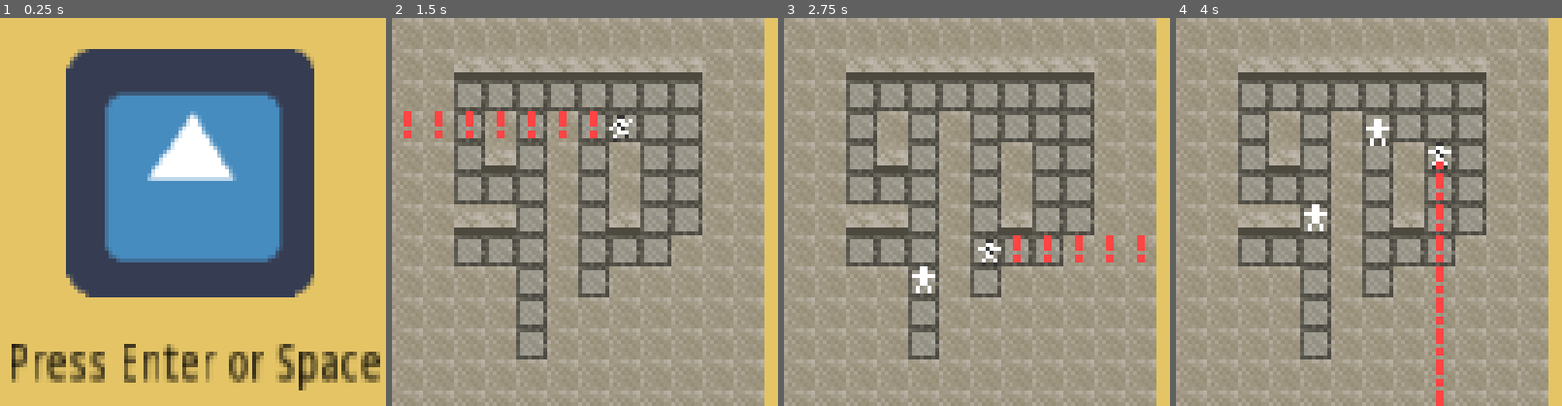
Above: before the commit, frames 1-4 (left to right).
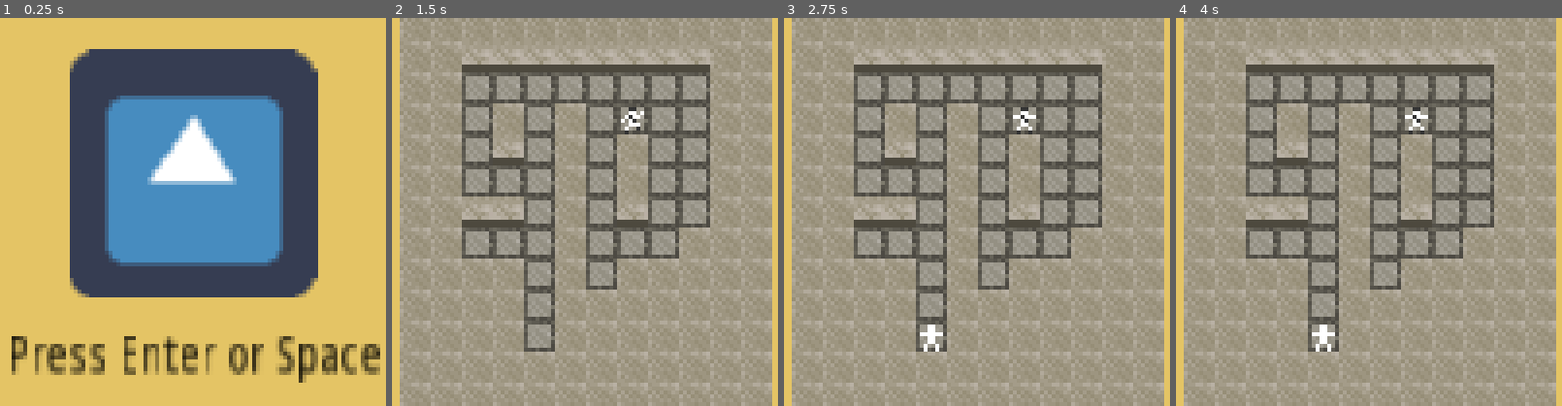
Above: after the commit, the same moments.

Repository: d4v3y5c0n3s/8x8GameJam2019
Game: Godot game, scene res://title_screen.tscn
Same seed, same stepped clock (60 frames per second), same inputs: the game is played once before the commit and once after it. The engine's default icon, where the game draws it, is replaced by a stand-in: a white triangle on a blue panel in a dark square.
Inputs (mouse positions are in pixels of both pictures, inside the frame that each line leads up to):
- Up to frame 1 (0.25 s): no input
- Up to frame 2 (1.5 s): tap Enter (ui_accept) at 0.5, 1.35 s; move the mouse to (669, 192) at 0.52 s; hold Enter (ui_accept) 0.53-1.28 s; click (669, 192) at 0.67 s; move the mouse to (449, 122) at 1.27 s; click (449, 122) at 1.42 s
- Up to frame 3 (2.75 s): tap Enter (ui_accept) at 1.52, 1.82 s; move the mouse to (1015, 126) at 2.02 s; hold Enter (ui_accept) from 2.03 s (still down); click (1015, 126) at 2.17 s
- Up to frame 4 (4 s): move the mouse to (1349, 289) at 2.77 s; release Enter (ui_accept) at 2.78 s; tap Enter (ui_accept) at 2.85, 3.02, 3.32 s; click (1349, 289) at 2.92 s; move the mouse to (1484, 270) at 3.52 s; hold Enter (ui_accept) from 3.53 s (still down); click (1484, 270) at 3.67 s

The runs differ from the first frame. In frame 1, 10% of the frame differs, in the area x 3-99%, y 8-96%; in frame 2, 36%; in frame 3, 36%; in frame 4, 36%, in the area x 0-99%, y 0-100%.
Error after the commit: Parse Error: Error parsing expression, misplaced: ',' (res://grid.gd:70)

Commit message:
levels nearly finished, need to implement goals

Diff:
--- a/agent.gd
+++ b/agent.gd
@@ -25,6 +25,10 @@
 		finished_spawn = true
 		self.set_position(area.get_position())
 		set_process(true)
+
+	#  check if touching an enemy, if so, kill the enemy
+	if area.get_parent().name == "enemies":
+		area.alive = false
 
 #  used to ensure that the tween brings the agent to exactly where it need to be
 func twn_finished(obj, np_key):
--- a/enemy.gd
+++ b/enemy.gd
@@ -51,6 +51,10 @@
 #	if previous_end_point != end_point:
 #		previous_end_point = end_point
 #		#print(end_point)
+
+	#  checks if this enemy has been killed
+	if not alive:
+		print("enemy is dead")
 
 	#  scan for agents and kill any within view
 	for p in grid.check_ahead(direction, self.get_position()):
--- /dev/null
+++ b/goal.tscn
@@ -0,0 +1,5 @@
+[gd_scene format=2]
+
+[node name="goal" type="Area2D"]
+
+[node name="CollisionShape2D" type="CollisionShape2D" parent="."]
--- a/grid.gd
+++ b/grid.gd
@@ -56,33 +56,89 @@
 func check_ahead(direction, point):#  0 = left, 1 = up, 2 = right, 3 = down
 	var line_of_points = []
 
-	if direction == 0:#  left
-		for p in grid:
-			if p.position.y == point.y and p.position.x != point.x and not p.position.x > point.x:#  ensures that the only points returned are from the left of the point
-				line_of_points.append(p)
+	match direction:
+		0:#  left
+			for p in grid:
+				if p.position.y == point.y and p.position.x != point.x and not p.position.x > point.x:#  ensures that the only points returned are from the left of the point
+					if p.is_accessible():
+						line_of_points.append(p)
 
-				#  lights up the point for the frame
-				p.light_up = true
-	elif direction == 2:#  right
-		for p in grid:
-			if p.position.y == point.y and p.position.x != point.x and not p.position.x < point.x:#
-				line_of_points.append(p)
+						#  lights up the point for the frame
+						p.light_up = true
 
-				#  lights up the point for the frame
-				p.light_up = true
-	elif direction == 1:#  up
-		for p in grid:
-			if p.position.x == point.x and p.position.y != point.y and not p.position.y < point.y:#
-				line_of_points.append(p)
+			#  before returning line_of_points, remove all points which go through walls
+			line_of_points.sort_custom(, "sort")#  here, you are looking for the highest x-value
 
-				#  lights up the point for the frame
-				p.light_up = true
-	elif direction == 3:#  down
-		for p in grid:
-			if p.position.x == point.x and p.position.y != point.y and not p.position.y > point.y:#
-				line_of_points.append(p)
+		2:#  right
+			for p in grid:
+				if p.position.y == point.y and p.position.x != point.x and not p.position.x < point.x:#
+					if p.is_accessible():
+						line_of_points.append(p)
 
-				#  lights up the point for the frame
-				p.light_up = true
+						#  lights up the point for the frame
+						p.light_up = true
+
+			#  before returning line_of_points, remove all points which go through walls
+			line_of_points.sort_custom(, "sort")#  here, you are looking for the the lowest x-value
+
+		1:#  up
+			for p in grid:
+				if p.position.x == point.x and p.position.y != point.y and not p.position.y < point.y:#
+					if p.is_accessible():
+						line_of_points.append(p)
+
+						#  lights up the point for the frame
+						p.light_up = true
+
+			#  before returning line_of_points, remove all points which go through walls
+			line_of_points.sort_custom(, "sort")#  here, you are looking for the highest y-value
+
+		3:#  down
+			for p in grid:
+				if p.position.x == point.x and p.position.y != point.y and not p.position.y > point.y:#
+					if p.is_accessible():
+						line_of_points.append(p)
+
+						#  lights up the point for the frame
+						p.light_up = true
+
+			#  before returning line_of_points, remove all points which go through walls
+			line_of_points.sort_custom(, "sort")#  here, you are looking for the lowest y-value
 
 	return line_of_points
+
+class los_filter_highest:
+	static func sort(a, b):
+		if a > b:
+			return true
+		return false
+class los_filter_lowest:
+	static func sort(a, b):
+		if a < b:
+			return true
+		return false
+
+##  used in the above "check_ahead()" function
+#func rec_line_of_sight(starting_point, points, dir):
+#
+#	var filtered_los = []#  the filters line of sight
+#
+#	match dir:
+#		0:#  left
+#			#  here, you are looking for the highest x-value
+#			for l in points:
+#
+#		2:#  right
+#			#  here, you are looking for the the lowest x-value
+#			for l in points:
+#
+#		1:#  up
+#			#  here, you are looking for the highest y-value
+#			for l in points:
+#
+#		3:#  down
+#			#  here, you are looking for the lowest y-value
+#			for l in points:
+#
+#
+#	return filtered_los
--- a/level_1.tscn
+++ b/level_1.tscn
@@ -496,3 +496,7 @@
 
 [node name="agent_spawnpoint" type="Position2D" parent="."]
 position = Vector2( 36, 84 )
+
+[node name="Camera2D" type="Camera2D" parent="."]
+position = Vector2( 48, 52 )
+current = true
--- a/level_2.tscn
+++ b/level_2.tscn
@@ -1,8 +1,10 @@
-[gd_scene load_steps=4 format=2]
+[gd_scene load_steps=6 format=2]
 
 [ext_resource path="res://tiles.tres" type="TileSet" id=1]
 [ext_resource path="res://grid.gd" type="Script" id=2]
 [ext_resource path="res://point.tscn" type="PackedScene" id=3]
+[ext_resource path="res://agents.gd" type="Script" id=4]
+[ext_resource path="res://enemy.tscn" type="PackedScene" id=5]
 
 [node name="level_2" type="Node2D"]
 
@@ -13,6 +15,7 @@
 tile_data = PoolIntArray( 0, 1, 0, 1, 1, 0, 2, 1, 0, 3, 1, 0, 4, 1, 0, 5, 1, 0, 6, 1, 0, 7, 1, 0, 8, 1, 0, 9, 1, 0, 10, …(1690 unchanged characters)…
 
 [node name="grid" type="Node2D" parent="."]
+editor/display_folded = true
 script = ExtResource( 2 )
 
 [node name="point_1" parent="grid" instance=ExtResource( 3 )]
@@ -412,3 +415,18 @@
 position = Vector2( 84, 92 )
 
 [node name="agents" type="Node2D" parent="."]
+script = ExtResource( 4 )
+
+[node name="enemies" type="Node2D" parent="."]
+
+[node name="enemy1" parent="enemies" instance=ExtResource( 5 )]
+position = Vector2( 44, 20 )
+
+[node name="enemy2" parent="enemies" instance=ExtResource( 5 )]
+position = Vector2( 60, 44 )
+
+[node name="agent_spawnpoint" type="Position2D" parent="."]
+
+[node name="Camera2D" type="Camera2D" parent="."]
+position = Vector2( 44, 48 )
+current = true
--- a/level_3.tscn
+++ b/level_3.tscn
@@ -1,8 +1,10 @@
-[gd_scene load_steps=4 format=2]
+[gd_scene load_steps=6 format=2]
 
 [ext_resource path="res://tiles.tres" type="TileSet" id=1]
 [ext_resource path="res://grid.gd" type="Script" id=2]
 [ext_resource path="res://point.tscn" type="PackedScene" id=3]
+[ext_resource path="res://agents.gd" type="Script" id=4]
+[ext_resource path="res://enemy.tscn" type="PackedScene" id=5]
 
 [node name="level_3" type="Node2D"]
 
@@ -13,6 +15,7 @@
 tile_data = PoolIntArray( 0, 1, 0, 1, 1, 0, 2, 1, 0, 3, 1, 0, 4, 1, 0, 5, 1, 0, 6, 1, 0, 7, 1, 0, 8, 1, 0, 9, 1, 0, 655 …(2087 unchanged characters)…
 
 [node name="grid" type="Node2D" parent="."]
+editor/display_folded = true
 script = ExtResource( 2 )
 
 [node name="point_1" parent="grid" instance=ExtResource( 3 )]
@@ -496,3 +499,18 @@
 position = Vector2( 76, 124 )
 
 [node name="agents" type="Node2D" parent="."]
+script = ExtResource( 4 )
+
+[node name="enemies" type="Node2D" parent="."]
+
+[node name="enemy1" parent="enemies" instance=ExtResource( 5 )]
+position = Vector2( 28, 28 )
+
+[node name="enemy2" parent="enemies" instance=ExtResource( 5 )]
+position = Vector2( 60, 36 )
+
+[node name="agent_spawnpoint" type="Position2D" parent="."]
+
+[node name="Camera2D" type="Camera2D" parent="."]
+position = Vector2( 40, 64 )
+current = true
--- a/level_4.tscn
+++ b/level_4.tscn
@@ -1,10 +1,15 @@
-[gd_scene load_steps=4 format=2]
+[gd_scene load_steps=6 format=2]
 
 [ext_resource path="res://tiles.tres" type="TileSet" id=1]
 [ext_resource path="res://grid.gd" type="Script" id=2]
 [ext_resource path="res://point.tscn" type="PackedScene" id=3]
+[ext_resource path="res://agents.gd" type="Script" id=4]
+[ext_resource path="res://enemy.tscn" type="PackedScene" id=5]
 
 [node name="level_4" type="Node2D"]
+__meta__ = {
+"_edit_vertical_guides_": [  ]
+}
 
 [node name="TileMap" type="TileMap" parent="."]
 tile_set = ExtResource( 1 )
@@ -13,6 +18,7 @@
 tile_data = PoolIntArray( 0, 1, 0, 1, 1, 0, 2, 1, 0, 3, 1, 0, 4, 1, 0, 5, 1, 0, 6, 1, 0, 7, 1, 0, 8, 1, 0, 9, 1, 0, 10, …(1853 unchanged characters)…
 
 [node name="grid" type="Node2D" parent="."]
+editor/display_folded = true
 script = ExtResource( 2 )
 
 [node name="point_1" parent="grid" instance=ExtResource( 3 )]
@@ -448,3 +454,24 @@
 position = Vector2( 92, 92 )
 
 [node name="agents" type="Node2D" parent="."]
+script = ExtResource( 4 )
+
+[node name="enemies" type="Node2D" parent="."]
+
+[node name="enemy1" parent="enemies" instance=ExtResource( 5 )]
+position = Vector2( 20, 44 )
+
+[node name="enemy2" parent="enemies" instance=ExtResource( 5 )]
+position = Vector2( 44, 20 )
+
+[node name="enemy3" parent="enemies" instance=ExtResource( 5 )]
+position = Vector2( 68, 44 )
+
+[node name="enemy4" parent="enemies" instance=ExtResource( 5 )]
+position = Vector2( 44, 68 )
+
+[node name="agent_spawnpoint" type="Position2D" parent="."]
+
+[node name="Camera2D" type="Camera2D" parent="."]
+position = Vector2( 48, 48 )
+current = true
--- a/level_5.tscn
+++ b/level_5.tscn
@@ -1,8 +1,10 @@
-[gd_scene load_steps=4 format=2]
+[gd_scene load_steps=6 format=2]
 
 [ext_resource path="res://tiles.tres" type="TileSet" id=1]
 [ext_resource path="res://grid.gd" type="Script" id=2]
 [ext_resource path="res://point.tscn" type="PackedScene" id=3]
+[ext_resource path="res://agents.gd" type="Script" id=4]
+[ext_resource path="res://enemy.tscn" type="PackedScene" id=5]
 
 [node name="level_5" type="Node2D"]
 
@@ -13,6 +15,7 @@
 tile_data = PoolIntArray( 0, 1, 0, 1, 1, 0, 2, 1, 0, 3, 1, 0, 4, 1, 0, 5, 1, 0, 6, 1, 0, 7, 1, 0, 8, 1, 0, 9, 1, 0, 10, …(2953 unchanged characters)…
 
 [node name="grid" type="Node2D" parent="."]
+editor/display_folded = true
 script = ExtResource( 2 )
 
 [node name="point_1" parent="grid" instance=ExtResource( 3 )]
@@ -688,3 +691,31 @@
 position = Vector2( 124, 108 )
 
 [node name="agents" type="Node2D" parent="."]
+script = ExtResource( 4 )
+
+[node name="enemies" type="Node2D" parent="."]
+editor/display_folded = true
+
+[node name="enemy1" parent="enemies" instance=ExtResource( 5 )]
+position = Vector2( 44, 20 )
+
+[node name="enemy2" parent="enemies" instance=ExtResource( 5 )]
+position = Vector2( 28, 52 )
+
+[node name="enemy3" parent="enemies" instance=ExtResource( 5 )]
+position = Vector2( 44, 52 )
+
+[node name="enemy4" parent="enemies" instance=ExtResource( 5 )]
+position = Vector2( 84, 36 )
+
+[node name="enemy5" parent="enemies" instance=ExtResource( 5 )]
+position = Vector2( 68, 44 )
+
+[node name="enemy6" parent="enemies" instance=ExtResource( 5 )]
+position = Vector2( 100, 44 )
+
+[node name="agent_spawnpoint" type="Position2D" parent="."]
+
+[node name="Camera2D" type="Camera2D" parent="."]
+position = Vector2( 64, 52 )
+current = true
--- a/level_select.tscn
+++ b/level_select.tscn
@@ -17,7 +17,7 @@
 script = ExtResource( 1 )
 
 [node name="level_1" type="Area2D" parent="."]
-position = Vector2( 14.9948, 26.8184 )
+position = Vector2( -33.0681, -22.4362 )
 
 [node name="Sprite" type="Sprite" parent="level_1"]
 scale = Vector2( 0.3, 0.3 )
@@ -27,7 +27,7 @@
 shape = SubResource( 1 )
 
 [node name="level_2" type="Area2D" parent="."]
-position = Vector2( 48.0177, 25.5651 )
+position = Vector2( -0.0452156, -23.6895 )
 
 [node name="Sprite" type="Sprite" parent="level_2"]
 scale = Vector2( 0.3, 0.3 )
@@ -37,7 +37,7 @@
 shape = SubResource( 2 )
 
 [node name="level_3" type="Area2D" parent="."]
-position = Vector2( 83.7305, 24.727 )
+position = Vector2( 35.6676, -24.5276 )
 
 [node name="Sprite" type="Sprite" parent="level_3"]
 scale = Vector2( 0.3, 0.3 )
@@ -47,7 +47,7 @@
 shape = SubResource( 3 )
 
 [node name="level_4" type="Area2D" parent="."]
-position = Vector2( 28.0106, 74.295 )
+position = Vector2( -20.0523, 25.0404 )
 
 [node name="Sprite" type="Sprite" parent="level_4"]
 scale = Vector2( 0.3, 0.3 )
@@ -57,7 +57,7 @@
 shape = SubResource( 4 )
 
 [node name="level_5" type="Area2D" parent="."]
-position = Vector2( 69.7244, 75.006 )
+position = Vector2( 21.6614, 25.7514 )
 
 [node name="Sprite" type="Sprite" parent="level_5"]
 scale = Vector2( 0.3, 0.3 )
@@ -65,3 +65,14 @@
 
 [node name="CollisionShape2D" type="CollisionShape2D" parent="level_5"]
 shape = SubResource( 5 )
+
+[node name="Camera2D" type="Camera2D" parent="."]
+current = true
+
+[node name="Label" type="Label" parent="."]
+margin_left = -48.063
+margin_top = -6.35543
+margin_right = 48.937
+margin_bottom = 7.64457
+custom_colors/font_color = Color( 0, 0, 0, 1 )
+text = "Choose a level!"
--- a/title_screen.tscn
+++ b/title_screen.tscn
@@ -7,14 +7,17 @@
 script = ExtResource( 1 )
 
 [node name="title" type="Sprite" parent="."]
-position = Vector2( 49.2879, 39.647 )
+position = Vector2( -0.454926, -9.6082 )
 texture = ExtResource( 2 )
 
 [node name="press_start" type="Label" parent="."]
-margin_left = 2.30631
-margin_top = 82.6357
-margin_right = 132.306
-margin_bottom = 96.6357
+margin_left = -48.4119
+margin_top = 31.4299
+margin_right = 81.5881
+margin_bottom = 45.4299
 rect_scale = Vector2( 0.743158, 0.955363 )
 custom_colors/font_color = Color( 0, 0, 0, 1 )
 text = "Press Enter or Space"
+
+[node name="Camera2D" type="Camera2D" parent="."]
+current = true
